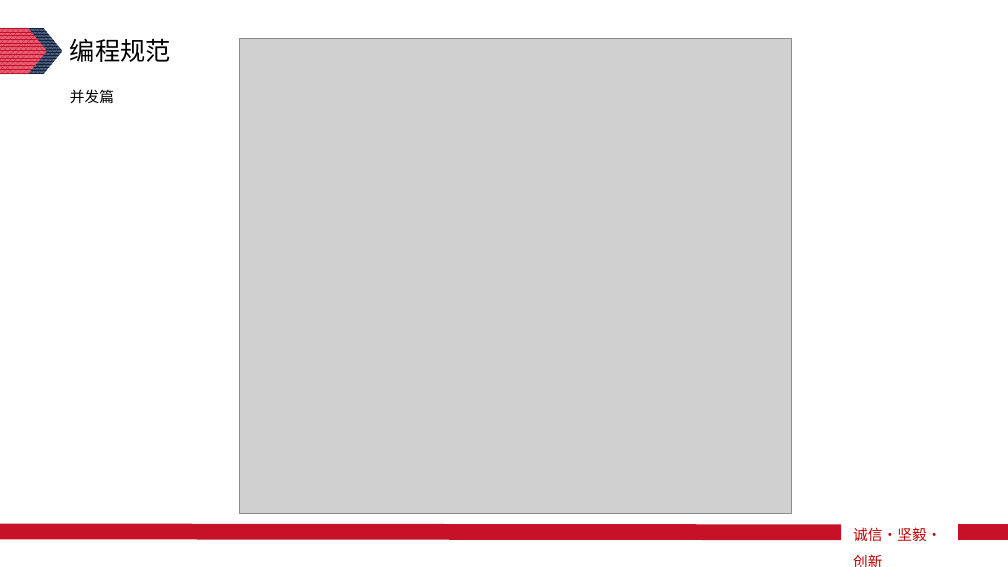
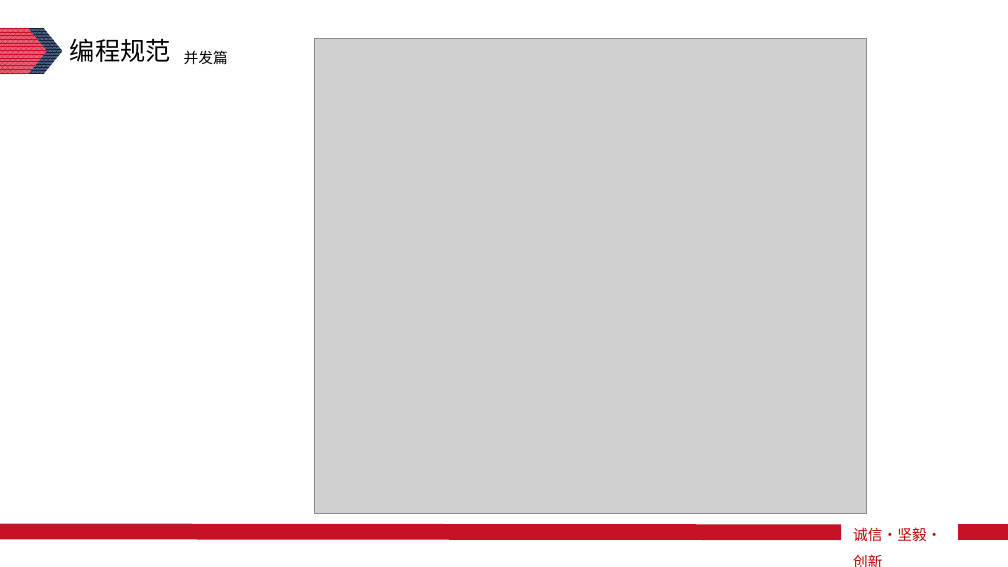
Before and after one commit to Lunzqd/codingProtocol, a slide deck: slide 20 of java开发手册知识分享-李龙.pptx. Drawn at 1008x567 pixels with LibreOffice and Linux fonts; fonts in the diff are those of the drawing; grey boxes stand for pictures. Boxes give left, top, right and bottom in pixels: in the first picture for what was removed or moved away, otherwise in the second. Text is boxed around its words. In the diff, an @@ line names an element or a change of style, - is before the commit and + after.

```diff
--- a/java开发手册知识分享-李龙.pptx
+++ b/java开发手册知识分享-李龙.pptx
@@ text "并发篇": place and size @@
-text "并发篇" at [70, 89, 114, 103]
+text "并发篇" at [184, 50, 228, 65]
@@ picture: place and size @@
-picture at [239, 39, 791, 513]
+picture at [315, 39, 867, 513]
```
Also in this commit, not shown: 6 other slides changed, 1 slide added.
